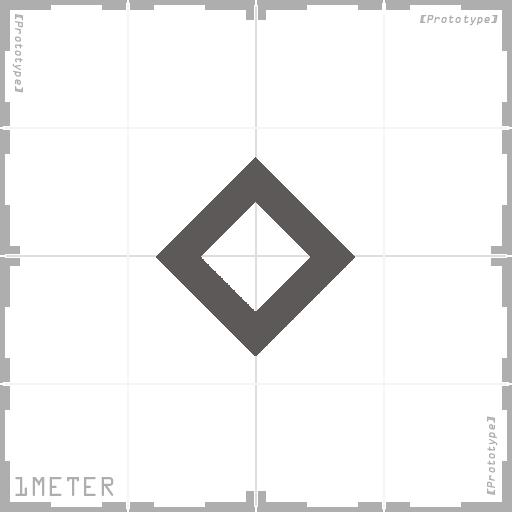
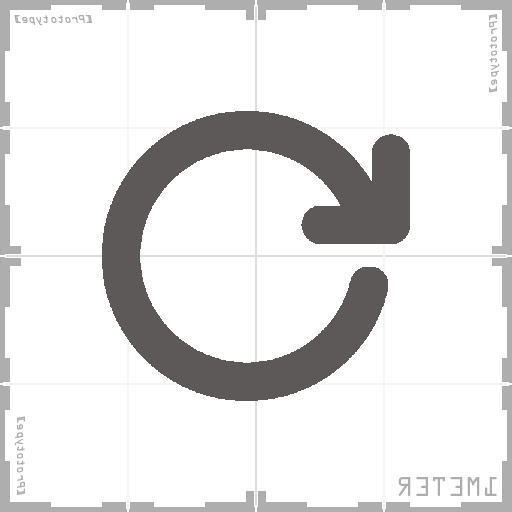
Two versions of the same layered image (512x512). Layer-by-layer changes:
hid "rotate.png", painted on it over 156, 157, 356, 356
added layer "circular-counterclockwise-arrow-rotation.png" above "Color" over 102, 111, 410, 401
painted on "GridBox_Default.png" over 4, 4, 508, 496
